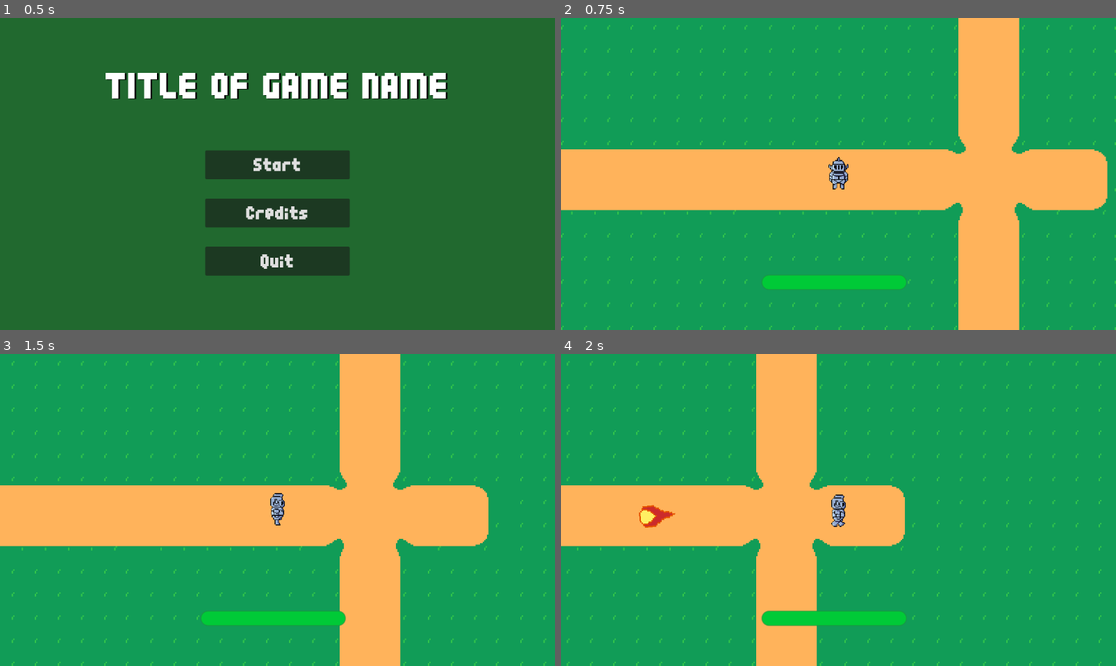
Above: before the commit, frames 1-4 (two rows, left to right).
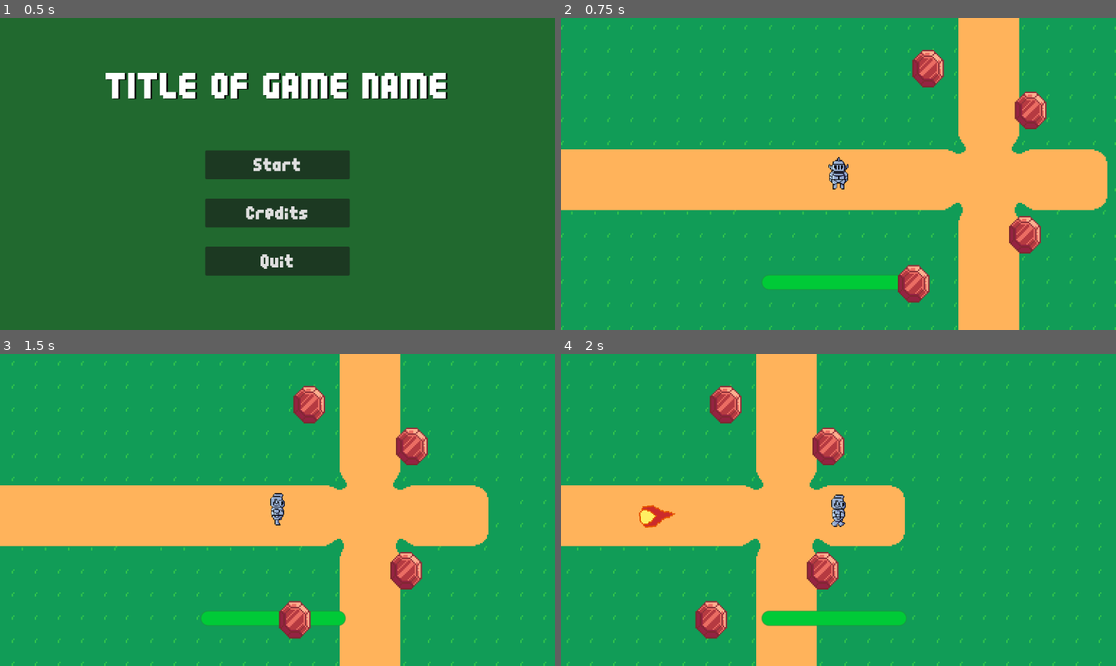
Above: after the commit, the same moments.

Repository: Laozey/Beginner-Game-Jam-2024
Game: Godot game, scene res://UI_UX/title_screen.tscn
Same seed, same stepped clock (60 frames per second), same inputs: the game is played once before the commit and once after it.
Inputs:
- Up to frame 1 (0.5 s): no input
- Up to frame 2 (0.75 s): click "Start" at 0.5 s
- Up to frame 3 (1.5 s): tap Enter at 1.25 s; hold D (right) from 1.28 s (still down)
- Up to frame 4 (2 s): keep holding D (right)

Frame 1 is identical in both runs. In frame 2, 2.3% of the frame differs, in the area x 60-88%, y 10-92%; in frame 3, 2.3%; in frame 4, 2.3%.

Commit message:
exp

Diff:
--- a/Component/hurt_box.gd
+++ b/Component/hurt_box.gd
@@ -2,6 +2,10 @@
 extends Area2D
 
 signal damage_taken(amount: float)
+
+
+func _ready() -> void:
+	area_entered.connect(_on_area_entered)
 
 
 func _on_area_entered(hitbox: HitBox) -> void:
--- /dev/null
+++ b/Exp/Gems/Data/gem_data.gd
@@ -0,0 +1,5 @@
+class_name GemData
+extends Resource
+
+@export var xp: int
+@export var texture: CompressedTexture2D
--- /dev/null
+++ b/Exp/Gems/Data/red_gem.tres
@@ -0,0 +1,9 @@
+[gd_resource type="Resource" script_class="GemData" load_steps=3 format=3 uid="uid://ik6vs10s3n3s"]
+
+[ext_resource type="Script" path="res://Exp/Gems/Data/gem_data.gd" id="1_yib81"]
+[ext_resource type="Texture2D" uid="uid://s1aphnjgk0k" path="res://Assets/Art/Gem2.png" id="2_r4pom"]
+
+[resource]
+script = ExtResource("1_yib81")
+xp = 25
+texture = ExtResource("2_r4pom")
--- /dev/null
+++ b/Exp/Gems/_Base Gem/gem.tscn
@@ -0,0 +1,21 @@
+[gd_scene load_steps=4 format=3 uid="uid://nua6o35f074s"]
+
+[ext_resource type="Script" path="res://Exp/Gems/gem.gd" id="1_eb2lr"]
+[ext_resource type="Script" path="res://Component/hit_box.gd" id="2_558bs"]
+
+[sub_resource type="CircleShape2D" id="CircleShape2D_anr34"]
+
+[node name="Gem" type="Node2D"]
+script = ExtResource("1_eb2lr")
+
+[node name="Sprite2D" type="Sprite2D" parent="."]
+
+[node name="HitBox" type="Area2D" parent="."]
+collision_layer = 32
+collision_mask = 0
+script = ExtResource("2_558bs")
+
+[node name="CollisionShape2D" type="CollisionShape2D" parent="HitBox"]
+shape = SubResource("CircleShape2D_anr34")
+
+[connection signal="last_hit" from="HitBox" to="." method="collect"]
--- /dev/null
+++ b/Exp/Gems/gem.gd
@@ -0,0 +1,18 @@
+extends Node2D
+
+@export var gem_data: GemData
+
+var xp: int
+
+@onready var sprite = $Sprite2D
+@onready var hit_box: HitBox = $HitBox
+
+
+func _ready():
+	sprite.texture = gem_data.texture
+	hit_box.damage = gem_data.xp
+	hit_box.hit_count = 1
+
+
+func collect():
+	queue_free()
--- /dev/null
+++ b/Exp/exp.gd
@@ -0,0 +1,28 @@
+class_name Exp
+extends Node
+
+signal level_up
+signal exp_changed(new_exp, prev_exp)
+
+@export var base_threshold: float
+
+var curr_exp: float = 0
+var threshold: float = 0
+
+
+func _ready() -> void:
+	threshold = base_threshold
+
+
+func take_exp(amount: float) -> void:
+	var prev_exp = curr_exp
+	curr_exp += amount
+	exp_changed.emit(curr_exp, prev_exp)
+	if curr_exp >= threshold:
+		next_level()
+
+
+func next_level() -> void:
+	# Put math here
+	print("Hey!")
+	level_up.emit()
--- a/Gems/green_gem.gd
+++ /dev/null
@@ -1,13 +0,0 @@
-extends Area2D
-
-@export var experience_gained = 1
-
-@onready var sprite = $Sprite2D
-@onready var collision = $CollisionShape2D
-
-func _ready():
-	return
-
-func collect():
-	sprite.visible = false
-	collision.call_deferred("set","disabled", true)
--- a/Gems/green_gem.tscn
+++ /dev/null
@@ -1,17 +0,0 @@
-[gd_scene load_steps=4 format=3 uid="uid://nua6o35f074s"]
-
-[ext_resource type="Script" path="res://Gems/green_gem.gd" id="1_cboxk"]
-[ext_resource type="Texture2D" uid="uid://dqeu158siyb5" path="res://Assets/Art/Gem1.png" id="1_of4o2"]
-
-[sub_resource type="RectangleShape2D" id="RectangleShape2D_ksvcq"]
-size = Vector2(20, 12)
-
-[node name="GreenGem" type="Area2D"]
-script = ExtResource("1_cboxk")
-
-[node name="Sprite2D" type="Sprite2D" parent="."]
-texture = ExtResource("1_of4o2")
-
-[node name="CollisionShape2D" type="CollisionShape2D" parent="."]
-position = Vector2(0, -2)
-shape = SubResource("RectangleShape2D_ksvcq")
--- a/Gems/red_gem.gd
+++ /dev/null
@@ -1,13 +0,0 @@
-extends Area2D
-
-@export var experience_gained = 10
-
-@onready var sprite = $Sprite2D
-@onready var collision = $CollisionShape2D
-
-func _ready():
-	return
-
-func collect():
-	sprite.visible = false
-	collision.call_deferred("set","disabled", true)
--- a/Gems/red_gem.tscn
+++ /dev/null
@@ -1,17 +0,0 @@
-[gd_scene load_steps=4 format=3 uid="uid://dsov3ijmrkayo"]
-
-[ext_resource type="Script" path="res://Gems/red_gem.gd" id="1_285hs"]
-[ext_resource type="Texture2D" uid="uid://s1aphnjgk0k" path="res://Assets/Art/Gem2.png" id="2_57e4y"]
-
-[sub_resource type="RectangleShape2D" id="RectangleShape2D_ksvcq"]
-size = Vector2(22, 27)
-
-[node name="RedGem" type="Area2D"]
-script = ExtResource("1_285hs")
-
-[node name="Sprite2D" type="Sprite2D" parent="."]
-texture = ExtResource("2_57e4y")
-
-[node name="CollisionShape2D" type="CollisionShape2D" parent="."]
-position = Vector2(0, 0.5)
-shape = SubResource("RectangleShape2D_ksvcq")
--- a/Levels/Template/level.tscn
+++ b/Levels/Template/level.tscn
@@ -1,8 +1,10 @@
-[gd_scene load_steps=5 format=3 uid="uid://d4mkuwnycuhuv"]
+[gd_scene load_steps=7 format=3 uid="uid://d4mkuwnycuhuv"]
 
 [ext_resource type="PackedScene" uid="uid://cog2k3ap0730j" path="res://Player/player.tscn" id="1_54rh8"]
 [ext_resource type="PackedScene" uid="uid://cswl60y8rbigp" path="res://Levels/level_map.tscn" id="2_x62lw"]
 [ext_resource type="PackedScene" uid="uid://bhomnw2fj6b6m" path="res://Weapons/Fireball/Weapon/fireball_weapon.tscn" id="3_vria4"]
+[ext_resource type="PackedScene" uid="uid://nua6o35f074s" path="res://Exp/Gems/_Base Gem/gem.tscn" id="4_dl1yl"]
+[ext_resource type="Resource" uid="uid://ik6vs10s3n3s" path="res://Exp/Gems/Data/red_gem.tres" id="5_4rr10"]
 
 [sub_resource type="Curve2D" id="Curve2D_uwo64"]
 _data = {
@@ -17,7 +19,7 @@
 [node name="Player" parent="." instance=ExtResource("1_54rh8")]
 position = Vector2(576, 324)
 
-[node name="Weapons" parent="Player" index="4" node_paths=PackedStringArray("projectile_pool")]
+[node name="Weapons" parent="Player" index="6" node_paths=PackedStringArray("projectile_pool")]
 projectile_pool = NodePath("../../ProjectilePool")
 
 [node name="Fireball" parent="Player/Weapons" index="0" instance=ExtResource("3_vria4")]
@@ -34,6 +36,24 @@
 
 [node name="EnemyPool" type="Node" parent="."]
 
+[node name="GemPool" type="Node" parent="."]
+
+[node name="Gem" parent="GemPool" instance=ExtResource("4_dl1yl")]
+position = Vector2(638, 251)
+gem_data = ExtResource("5_4rr10")
+
+[node name="Gem2" parent="GemPool" instance=ExtResource("4_dl1yl")]
+position = Vector2(709, 280)
+gem_data = ExtResource("5_4rr10")
+
+[node name="Gem3" parent="GemPool" instance=ExtResource("4_dl1yl")]
+position = Vector2(705, 366)
+gem_data = ExtResource("5_4rr10")
+
+[node name="Gem4" parent="GemPool" instance=ExtResource("4_dl1yl")]
+position = Vector2(628, 400)
+gem_data = ExtResource("5_4rr10")
+
 [connection signal="projectile_fired" from="Player/Weapons/Fireball" to="ProjectilePool" method="add_child"]
 
 [editable path="Player"]
--- a/Player/player.tscn
+++ b/Player/player.tscn
@@ -6,6 +6,7 @@
 [ext_resource type="Script" path="res://Player/StateMachine/State/player_idle_state.gd" id="3_m80xp"]
 [ext_resource type="Script" path="res://Player/StateMachine/State/player_run_state.gd" id="4_d3xmu"]
 [ext_resource type="Script" path="res://Weapons/weapon_manager.gd" id="6_djw2s"]
+[ext_resource type="Script" path="res://Exp/exp.gd" id="8_u0okl"]
 [ext_resource type="Script" path="res://Component/health.gd" id="10_5k5ft"]
 [ext_resource type="Script" path="res://Component/hurt_box.gd" id="10_51xbm"]
 
@@ -125,8 +126,6 @@
 "name": &"run_side",
 "speed": 5.0
 }]
-
-[sub_resource type="CircleShape2D" id="CircleShape2D_5ggpx"]
 
 [sub_resource type="StyleBoxFlat" id="StyleBoxFlat_xhk15"]
 bg_color = Color(0.270588, 0.270588, 0.270588, 1)
@@ -142,6 +141,12 @@
 corner_radius_bottom_right = 8
 corner_radius_bottom_left = 8
 
+[sub_resource type="CircleShape2D" id="CircleShape2D_uri6h"]
+radius = 16.0
+
+[sub_resource type="CircleShape2D" id="CircleShape2D_5ggpx"]
+radius = 8.0
+
 [node name="Player" type="CharacterBody2D"]
 collision_mask = 0
 script = ExtResource("1_ioyg8")
@@ -160,33 +165,7 @@
 
 [node name="AudioStreamPlayer2D" type="AudioStreamPlayer2D" parent="."]
 
-[node name="StateMachine" type="Node" parent="." node_paths=PackedStringArray("player_node", "current_state")]
-script = ExtResource("2_43x7h")
-player_node = NodePath("..")
-current_state = NodePath("Idle")
-
-[node name="Idle" type="Node" parent="StateMachine"]
-script = ExtResource("3_m80xp")
-
-[node name="Run" type="Node" parent="StateMachine"]
-script = ExtResource("4_d3xmu")
-
-[node name="Weapons" type="Node2D" parent="."]
-script = ExtResource("6_djw2s")
-
-[node name="Health" type="Node" parent="."]
-script = ExtResource("10_5k5ft")
-
-[node name="HurtBox" type="Area2D" parent="."]
-unique_name_in_owner = true
-collision_layer = 16
-collision_mask = 8
-script = ExtResource("10_51xbm")
-
-[node name="CollisionShape2D" type="CollisionShape2D" parent="HurtBox"]
-shape = SubResource("CircleShape2D_5ggpx")
-
-[node name="ProgressBar" type="ProgressBar" parent="."]
+[node name="HealthBar" type="ProgressBar" parent="."]
 unique_name_in_owner = true
 offset_left = 47.0
 offset_top = 70.0
@@ -201,4 +180,45 @@
 [node name="Camera2D" type="Camera2D" parent="."]
 zoom = Vector2(3, 3)
 
+[node name="StateMachine" type="Node" parent="." node_paths=PackedStringArray("player_node", "current_state")]
+script = ExtResource("2_43x7h")
+player_node = NodePath("..")
+current_state = NodePath("Idle")
+
+[node name="Idle" type="Node" parent="StateMachine"]
+script = ExtResource("3_m80xp")
+
+[node name="Run" type="Node" parent="StateMachine"]
+script = ExtResource("4_d3xmu")
+
+[node name="Weapons" type="Node2D" parent="."]
+script = ExtResource("6_djw2s")
+
+[node name="Health" type="Node" parent="."]
+script = ExtResource("10_5k5ft")
+health = 100.0
+
+[node name="Exp" type="Node" parent="."]
+script = ExtResource("8_u0okl")
+base_threshold = 100.0
+
+[node name="ExpBox" type="Area2D" parent="."]
+unique_name_in_owner = true
+collision_layer = 32
+collision_mask = 32
+script = ExtResource("10_51xbm")
+
+[node name="CollisionShape2D" type="CollisionShape2D" parent="ExpBox"]
+shape = SubResource("CircleShape2D_uri6h")
+
+[node name="HurtBox" type="Area2D" parent="."]
+unique_name_in_owner = true
+collision_layer = 16
+collision_mask = 8
+script = ExtResource("10_51xbm")
+
+[node name="CollisionShape2D" type="CollisionShape2D" parent="HurtBox"]
+shape = SubResource("CircleShape2D_5ggpx")
+
+[connection signal="damage_taken" from="ExpBox" to="Exp" method="take_exp"]
 [connection signal="damage_taken" from="HurtBox" to="Health" method="take_damage"]
--- a/Weapons/Fireball/Projectile/fireball_projectile.gd
+++ b/Weapons/Fireball/Projectile/fireball_projectile.gd
@@ -6,11 +6,6 @@
 
 func explode() -> void:
 	var projectile = projectile_scene.instantiate() as Projectile
-	var pool: Node = get_tree().get_first_node_in_group("ProjectilePool")
-	if pool != null:
-		pool.add_child(projectile)
-	else:
-		printerr("No pool")
 
 
 func _on_trigger_box_area_entered(_area: Area2D) -> void:
--- a/project.godot
+++ b/project.godot
@@ -59,6 +59,7 @@
 2d_physics/layer_3="projectiles"
 2d_physics/layer_4="hitbox"
 2d_physics/layer_5="hurbox"
+2d_physics/layer_6="exp"
 
 [rendering]
 
Not shown: 1 places in Player/player.tscn that only renumber resources
